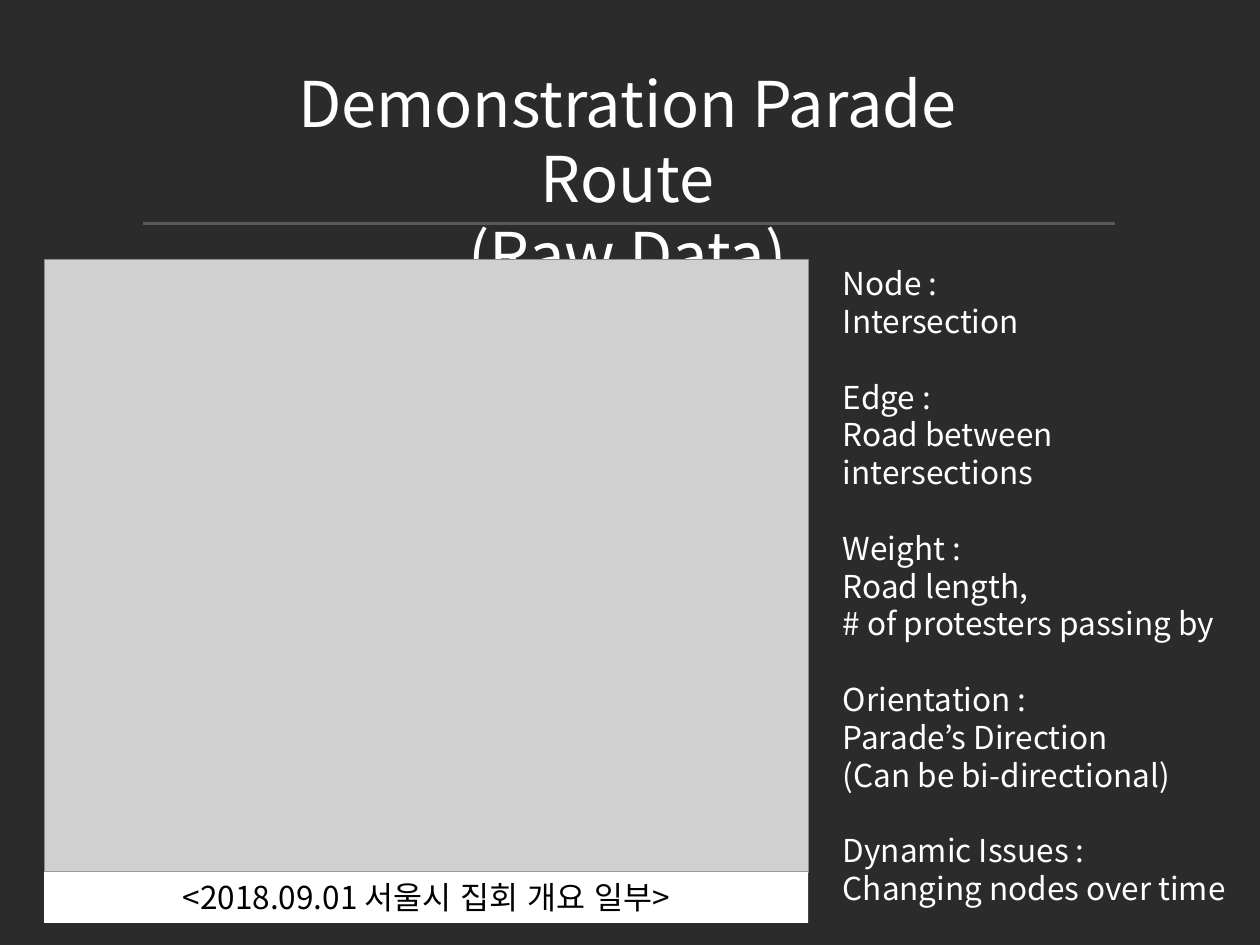
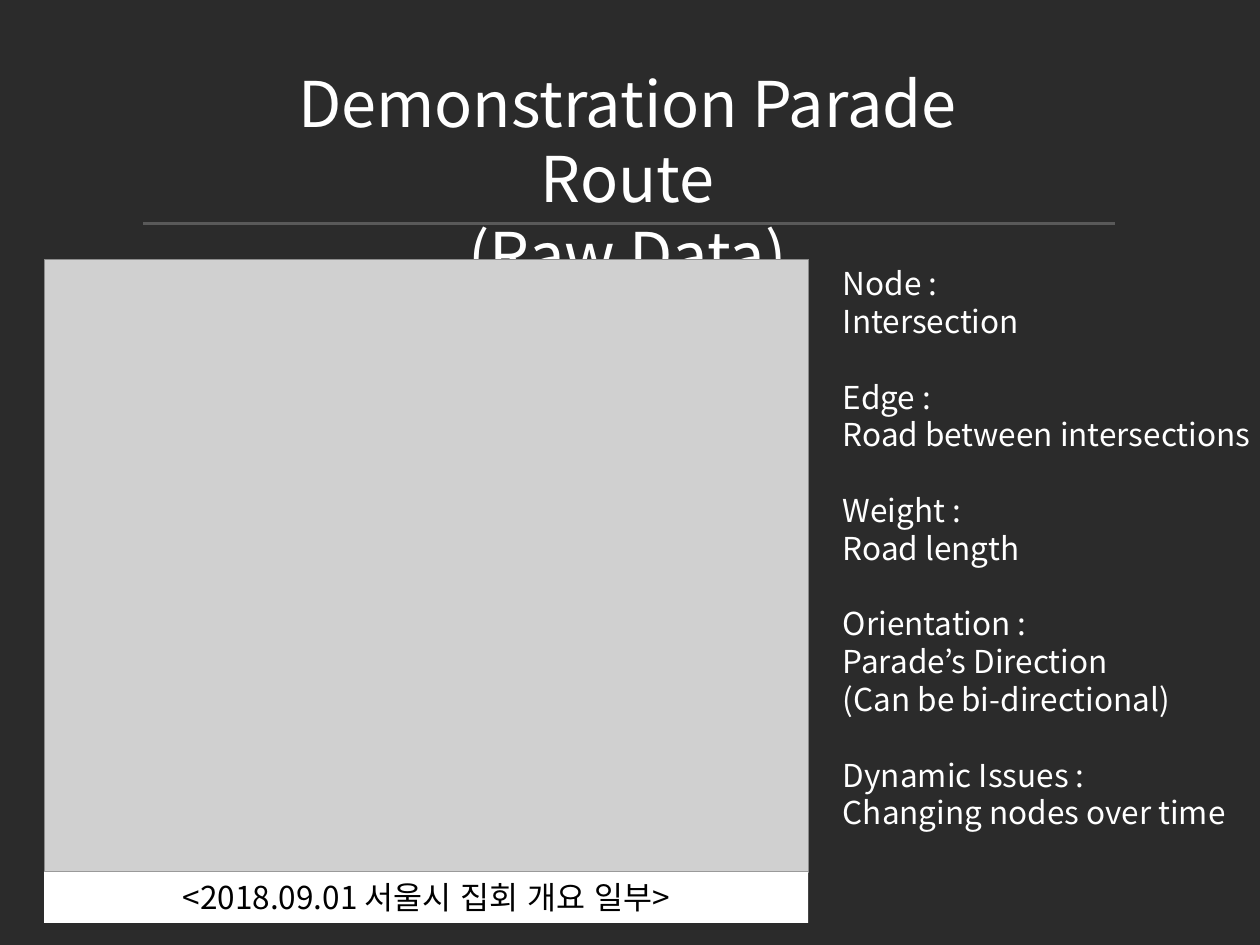
Before and after one commit to jowoni/Data-Structure-Design, a slide deck: slide 3 of Dynamic Graphs/Dynamic Graphs.pptx. Drawn at 1260x945 pixels with LibreOffice and Linux fonts; fonts in the diff are those of the drawing; grey boxes stand for pictures; background and template pictures are left out; a plain dark background stands for a picture behind light text. Boxes give left, top, right and bottom in pixels: in the first picture for what was removed or moved away, otherwise in the second. Text is boxed around its words. In the diff, an @@ line names an element or a change of style, - is before the commit and + after.

```diff
--- a/Dynamic Graphs/Dynamic Graphs.pptx
+++ b/Dynamic Graphs/Dynamic Graphs.pptx
@@ text at [843,528,1019,568]: text changed @@
-Road length,
-# of protesters passing by
+Road length
```
Also in this commit, not shown: 3 other slides changed, 3 slides added, 1 slide removed.
